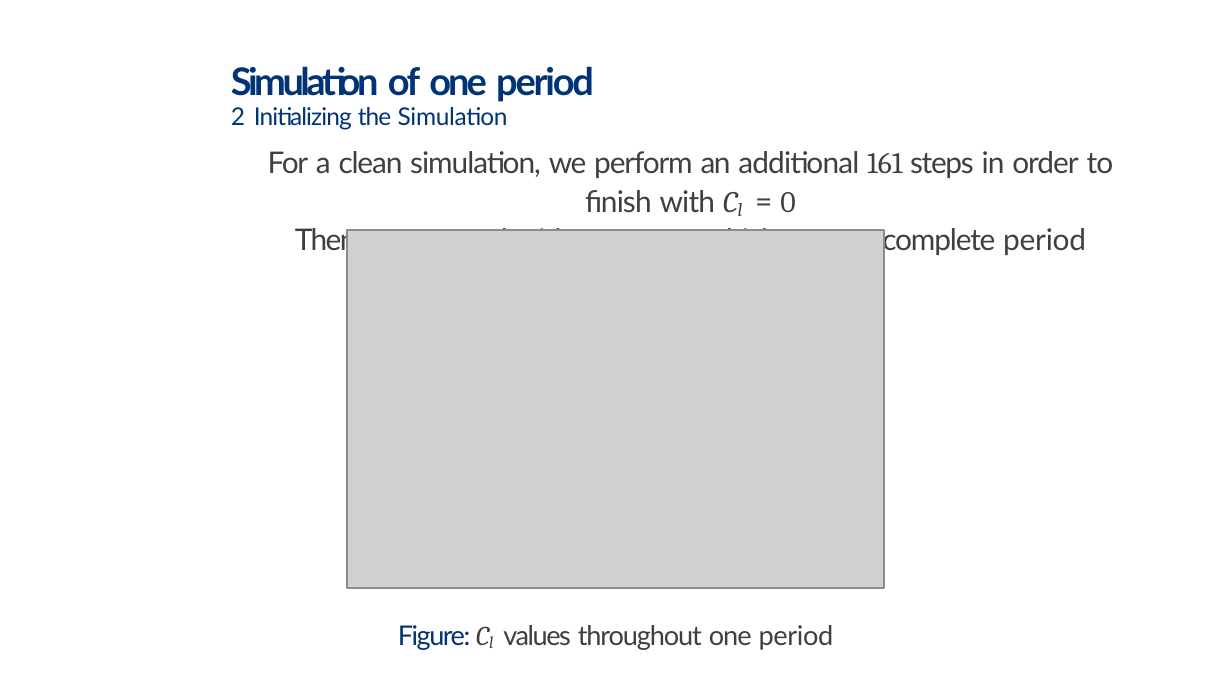
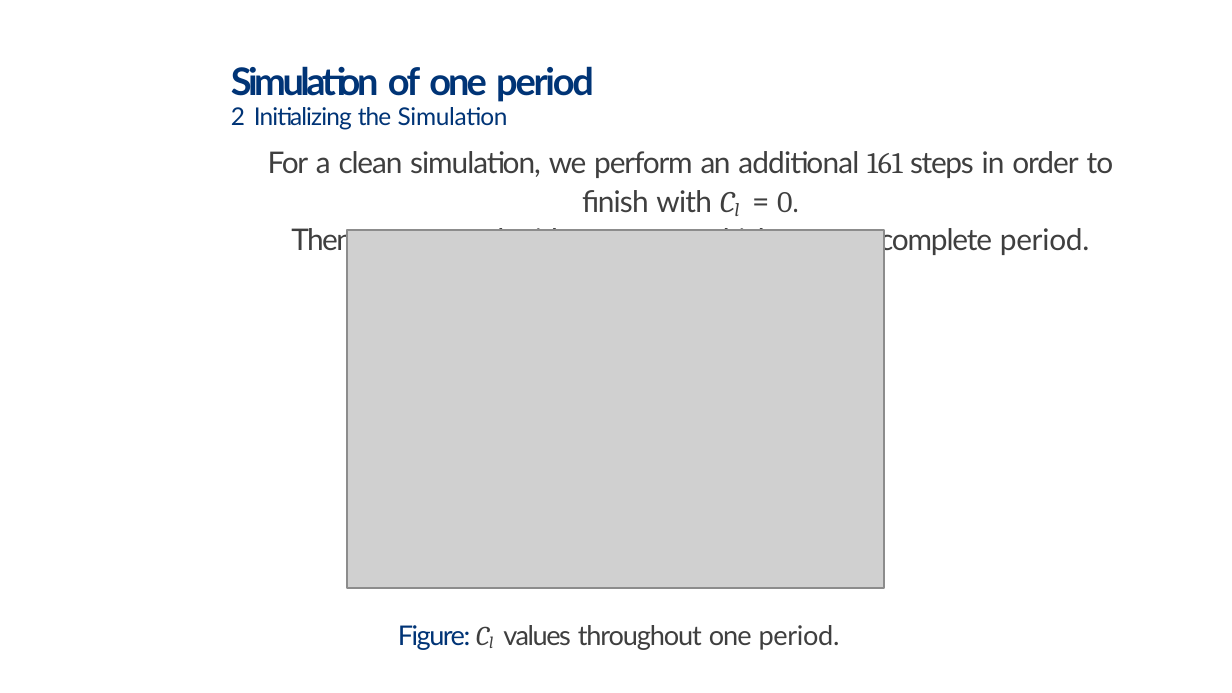
Before and after one commit to SimoneDMorandi/CWE_Project, a slide deck: slide 11 of CWE_Maccarone_Morandi.pptx. Drawn at 1232x693 pixels with LibreOffice and Linux fonts; fonts in the diff are those of the drawing; grey boxes stand for pictures; background and template pictures are left out. Boxes give left, top, right and bottom in pixels: in the first picture for what was removed or moved away, otherwise in the second. Text is boxed around its words. In the diff, an @@ line names an element or a change of style, - is before the commit and + after.

Commit message:
typo

```diff
--- a/CWE_Maccarone_Morandi.pptx
+++ b/CWE_Maccarone_Morandi.pptx
@@ text at <box>268,151,1114,256</box>: text changed @@
-For a clean simulation, we perform an additional 161 steps in order to finish with Cl = 0
-Then we proceed with 363 steps, which cover a complete period
+For a clean simulation, we perform an additional 161 steps in order to finish with Cl = 0.
+Then we proceed with 363 steps, which cover a complete period.
@@ text at <box>398,625,840,650</box>: text changed @@
-Figure: Cl values throughout one period
+Figure: Cl values throughout one period.
```
Also in this commit, not shown: 6 other slides changed.
